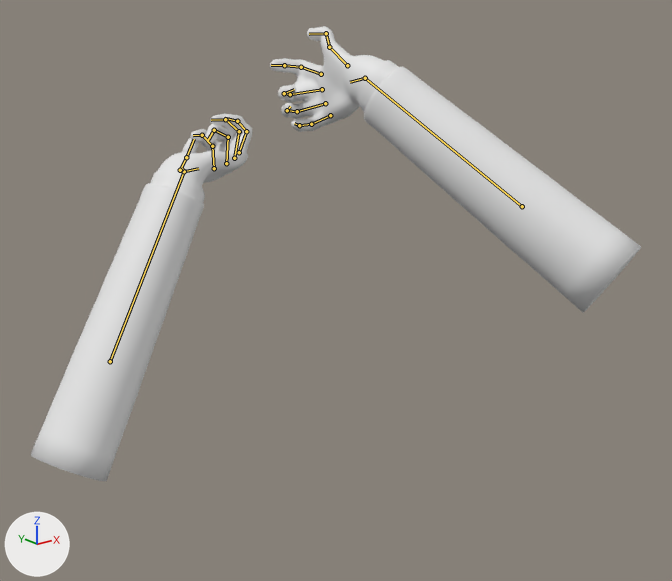
A saved change to the glTF model game/assets/weapons/relay_ar/relay_ar_arms.glb.
Camera for both pictures: a 50 mm camera at (-0.763, -1.012, 0.062) aimed at (-0.048, -0.12, -0.295). The lights are fixed; the arrows at lower left show +X, +Y and +Z. The first picture is the older version. Both versions are drawn at frame 12 of the action 'reload'; the numbers are the values there. The bones that bend it are drawn over the model as lines.

The first picture shows 'arms.001'.
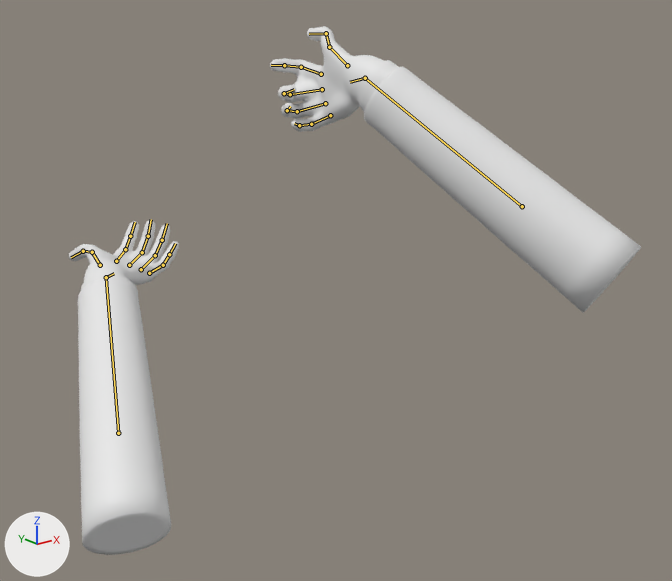
What differs and where, as boxes [x1, y1, x2, y2] in the pictures (672 x 581 px):
```json
{"object": "arms.001", "change": "posed", "before": [31, 26, 641, 481], "after": [69, 26, 641, 555], "on screen": "6% narrower, 16% taller"}
{"bone": "L_forearm", "before": "(110, 361) to (184, 171)", "after": "(118, 433) to (106, 277)"}
{"bone": "L_hand", "before": "(184, 171) to (198, 168)", "after": "(106, 277) to (114, 273)"}
{"bone": "L_index_1", "before": "(214, 168) to (212, 146)", "after": "(116, 261) to (125, 249)"}
{"bone": "L_index_2", "before": "(212, 146) to (202, 135)", "after": "(125, 249) to (130, 236)"}
{"bone": "L_index_3", "before": "(202, 135) to (193, 135)", "after": "(130, 236) to (135, 222)"}
{"bone": "L_middle_1", "before": "(226, 163) to (228, 137)", "after": "(129, 265) to (142, 252)"}
{"bone": "L_middle_2", "before": "(228, 137) to (214, 130)", "after": "(142, 252) to (148, 236)"}
{"bone": "L_middle_3", "before": "(214, 130) to (207, 141)", "after": "(148, 236) to (151, 219)"}
{"bone": "L_pinky_1", "before": "(239, 152) to (246, 131)", "after": "(149, 273) to (163, 265)"}
{"bone": "L_pinky_2", "before": "(246, 131) to (237, 121)", "after": "(163, 265) to (169, 254)"}
{"bone": "L_pinky_3", "before": "(237, 121) to (224, 118)", "after": "(169, 254) to (175, 243)"}
{"bone": "L_ring_1", "before": "(234, 158) to (239, 131)", "after": "(141, 269) to (155, 255)"}
{"bone": "L_ring_2", "before": "(239, 131) to (225, 119)", "after": "(155, 255) to (162, 240)"}
{"bone": "L_ring_3", "before": "(225, 119) to (211, 120)", "after": "(162, 240) to (167, 223)"}
{"bone": "L_thumb_2", "before": "(180, 170) to (186, 157)", "after": "(92, 252) to (83, 251)"}
{"bone": "L_thumb_3", "before": "(186, 157) to (194, 139)", "after": "(83, 251) to (71, 257)"}
```

The change, as JSON lines over the scene's bpy script:
```json
{"block": "bone_l_forearm", "where": "bone_l_forearm = bpy.data.objects['arms'].pose.bones['L_forearm']"}
{"op": "set", "path": "bone_l_forearm.location", "old": "(-0.183, -0.281, 0.013)", "new": "(-0.196, -0.358, 0.057)"}
{"op": "set", "path": "bone_l_forearm.rotation_quaternion", "old": "(0.981, -0.132, 0.0, 0.141)", "new": "(0.975, -0.018, 0.0, -0.221)", "note": "degrees (-15, 2, 16) -> degrees (-2, 0, -26)"}
{"block": "bone_l_hand", "where": "bone_l_hand = bpy.data.objects['arms'].pose.bones['L_hand']  # child of 'L_forearm'"}
{"op": "set", "path": "bone_l_hand.rotation_quaternion", "old": "(0.858, 0.314, -0.276, -0.298)", "new": "(0.913, 0.275, 0.293, -0.068)", "note": "degrees (47, -17, -46) -> degrees (34, 35, 2)"}
{"block": "bone_l_index_1", "where": "bone_l_index_1 = bpy.data.objects['arms'].pose.bones['L_index_1']  # child of 'L_hand'"}
{"op": "set", "path": "bone_l_index_1.rotation_quaternion", "old": "(0.978, -0.203, 0.01, -0.049)", "new": "(0.988, 0.151, 0.0, -0.011)", "note": "degrees (-24, 0, -6) -> degrees (17, 0, -1)"}
{"block": "bone_l_index_2", "where": "bone_l_index_2 = bpy.data.objects['arms'].pose.bones['L_index_2']  # child of 'L_index_1'"}
{"op": "set", "path": "bone_l_index_2.rotation_quaternion", "old": "(0.97, -0.244, 0.0, 0.0)", "new": "(0.998, 0.061, 0.0, 0.0)", "note": "degrees (-28, 0, 0) -> degrees (7, 0, 0)"}
{"block": "bone_l_index_3", "where": "bone_l_index_3 = bpy.data.objects['arms'].pose.bones['L_index_3']  # child of 'L_index_2'"}
{"op": "set", "path": "bone_l_index_3.rotation_quaternion", "old": "(0.987, -0.163, 0.0, 0.0)", "new": "(0.997, 0.083, 0.0, 0.0)", "note": "degrees (-19, 0, 0) -> degrees (10, 0, 0)"}
{"block": "bone_l_middle_1", "where": "bone_l_middle_1 = bpy.data.objects['arms'].pose.bones['L_middle_1']  # child of 'L_hand'"}
{"op": "set", "path": "bone_l_middle_1.rotation_quaternion", "old": "(0.976, -0.216, 0.002, -0.01)", "new": "(0.995, 0.104, 0.001, -0.002)", "note": "degrees (-25, 0, -1) -> degrees (12, 0, 0)"}
{"block": "bone_l_middle_2", "where": "bone_l_middle_2 = bpy.data.objects['arms'].pose.bones['L_middle_2']  # child of 'L_middle_1'"}
{"op": "set", "path": "bone_l_middle_2.rotation_quaternion", "old": "(0.966, -0.259, 0.0, 0.0)", "new": "(0.995, 0.098, 0.0, 0.0)", "note": "degrees (-30, 0, 0) -> degrees (11, 0, 0)"}
{"block": "bone_l_middle_3", "where": "bone_l_middle_3 = bpy.data.objects['arms'].pose.bones['L_middle_3']  # child of 'L_middle_2'"}
{"op": "set", "path": "bone_l_middle_3.rotation_quaternion", "old": "(0.985, -0.174, 0.0, 0.0)", "new": "(0.994, 0.11, 0.0, 0.0)", "note": "degrees (-20, 0, 0) -> degrees (13, 0, 0)"}
{"block": "bone_l_pinky_1", "where": "bone_l_pinky_1 = bpy.data.objects['arms'].pose.bones['L_pinky_1']  # child of 'L_hand'"}
{"op": "set", "path": "bone_l_pinky_1.rotation_quaternion", "old": "(0.978, -0.19, -0.017, 0.088)", "new": "(0.997, 0.078, -0.007, 0.019)", "note": "degrees (-22, 0, 10) -> degrees (9, -1, 2)"}
{"block": "bone_l_pinky_2", "where": "bone_l_pinky_2 = bpy.data.objects['arms'].pose.bones['L_pinky_2']  # child of 'L_pinky_1'"}
{"op": "set", "path": "bone_l_pinky_2.rotation_quaternion", "old": "(0.973, -0.23, 0.0, 0.0)", "new": "(0.998, 0.067, 0.0, 0.0)", "note": "degrees (-27, 0, 0) -> degrees (8, 0, 0)"}
{"block": "bone_l_pinky_3", "where": "bone_l_pinky_3 = bpy.data.objects['arms'].pose.bones['L_pinky_3']  # child of 'L_pinky_2'"}
{"op": "set", "path": "bone_l_pinky_3.rotation_quaternion", "old": "(0.988, -0.152, 0.0, 0.0)", "new": "(0.996, 0.088, 0.0, 0.0)", "note": "degrees (-17, 0, 0) -> degrees (10, 0, 0)"}
{"block": "bone_l_ring_1", "where": "bone_l_ring_1 = bpy.data.objects['arms'].pose.bones['L_ring_1']  # child of 'L_hand'"}
{"op": "set", "path": "bone_l_ring_1.rotation_quaternion", "old": "(0.985, -0.165, -0.007, 0.039)", "new": "(0.995, 0.095, -0.003, 0.009)", "note": "degrees (-19, 0, 5) -> degrees (11, 0, 1)"}
{"block": "bone_l_ring_2", "where": "bone_l_ring_2 = bpy.data.objects['arms'].pose.bones['L_ring_2']  # child of 'L_ring_1'"}
{"op": "set", "path": "bone_l_ring_2.rotation_quaternion", "old": "(0.98, -0.2, 0.0, 0.0)", "new": "(0.996, 0.088, 0.0, 0.0)", "note": "degrees (-23, 0, 0) -> degrees (10, 0, 0)"}
{"block": "bone_l_ring_3", "where": "bone_l_ring_3 = bpy.data.objects['arms'].pose.bones['L_ring_3']  # child of 'L_ring_2'"}
{"op": "set", "path": "bone_l_ring_3.rotation_quaternion", "old": "(0.992, -0.13, 0.0, 0.0)", "new": "(0.995, 0.103, 0.0, 0.0)", "note": "degrees (-15, 0, 0) -> degrees (12, 0, 0)"}
{"block": "bone_l_thumb_2", "where": "bone_l_thumb_2 = bpy.data.objects['arms'].pose.bones['L_thumb_2']  # child of 'L_thumb_1'"}
{"op": "set", "path": "bone_l_thumb_2.rotation_quaternion", "old": "(0.866, -0.5, 0.0, 0.0)", "new": "(0.996, 0.084, 0.0, 0.0)", "note": "degrees (-60, 0, 0) -> degrees (10, 0, 0)"}
{"block": "bone_l_thumb_3", "where": "bone_l_thumb_3 = bpy.data.objects['arms'].pose.bones['L_thumb_3']  # child of 'L_thumb_2'"}
{"op": "set", "path": "bone_l_thumb_3.rotation_quaternion", "old": "(0.793, -0.609, 0.0, 0.0)", "new": "(0.999, 0.052, 0.0, 0.0)", "note": "degrees (-75, 0, 0) -> degrees (6, 0, 0)"}
```
